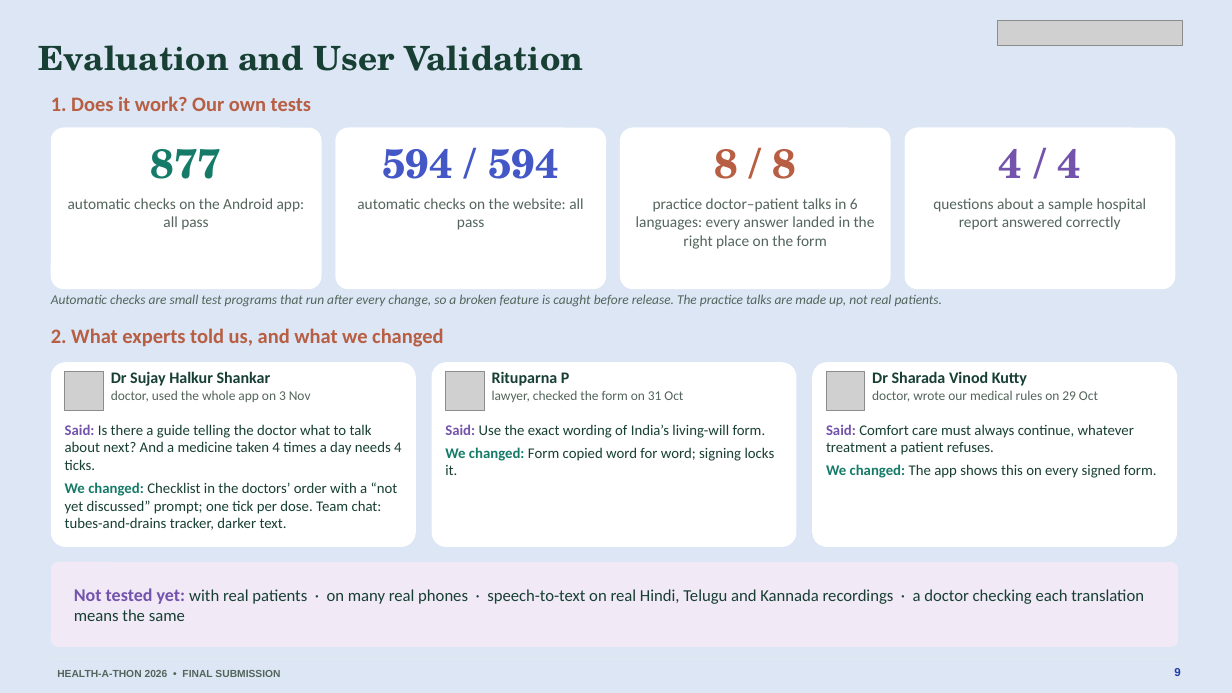
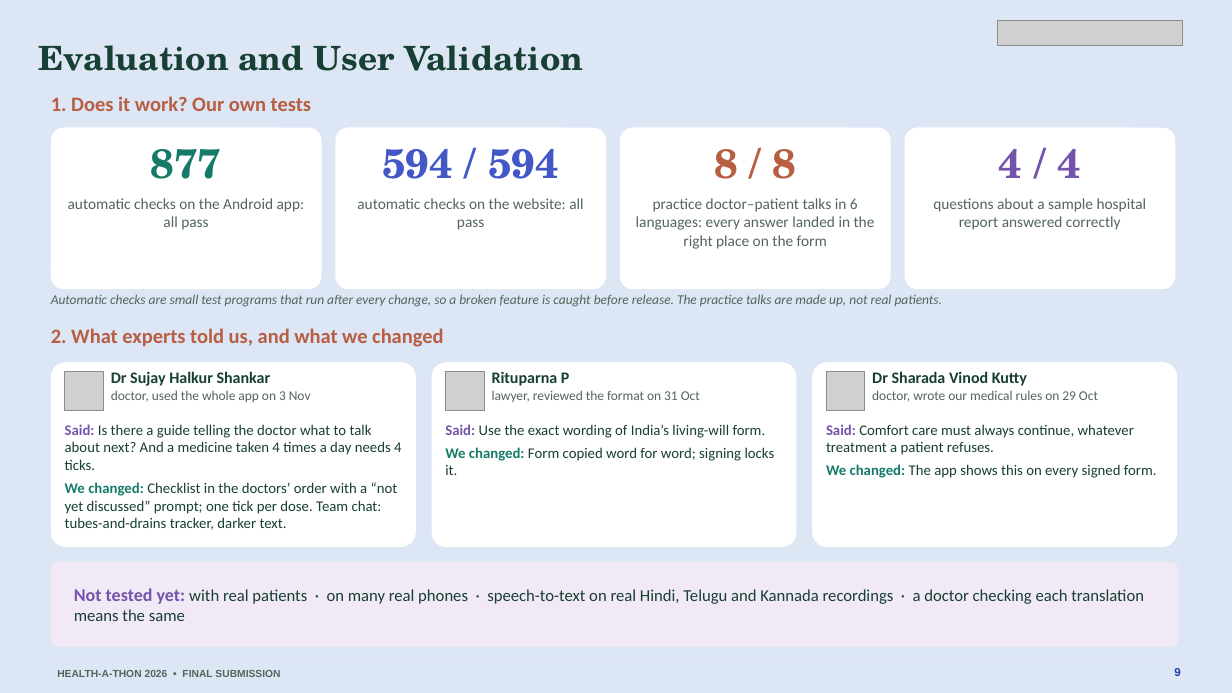
Before and after one commit to basithladdu/healthathon, a slide deck: slide 9 of output/final-submission/Sahara-Final-Presentation.pptx. Drawn at 1232x693 pixels with LibreOffice and Linux fonts; fonts in the diff are those of the drawing; grey boxes stand for pictures. Boxes give left, top, right and bottom in pixels: in the first picture for what was removed or moved away, otherwise in the second. Text is boxed around its words. In the diff, an @@ line names an element or a change of style, - is before the commit and + after.

```diff
--- a/output/final-submission/Sahara-Final-Presentation.pptx
+++ b/output/final-submission/Sahara-Final-Presentation.pptx
@@ text at <box>492,390,700,402</box>: text changed @@
-lawyer, checked the form on 31 Oct
+lawyer, reviewed the format on 31 Oct
```
Also in this commit, not shown: 2 other slides changed, 11 other files.
